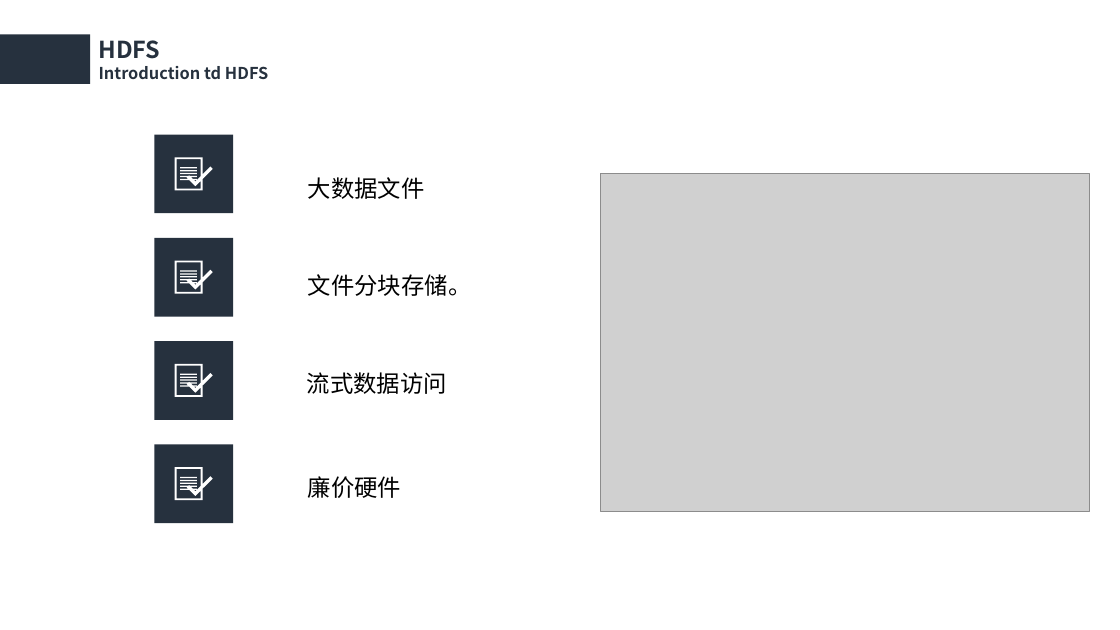
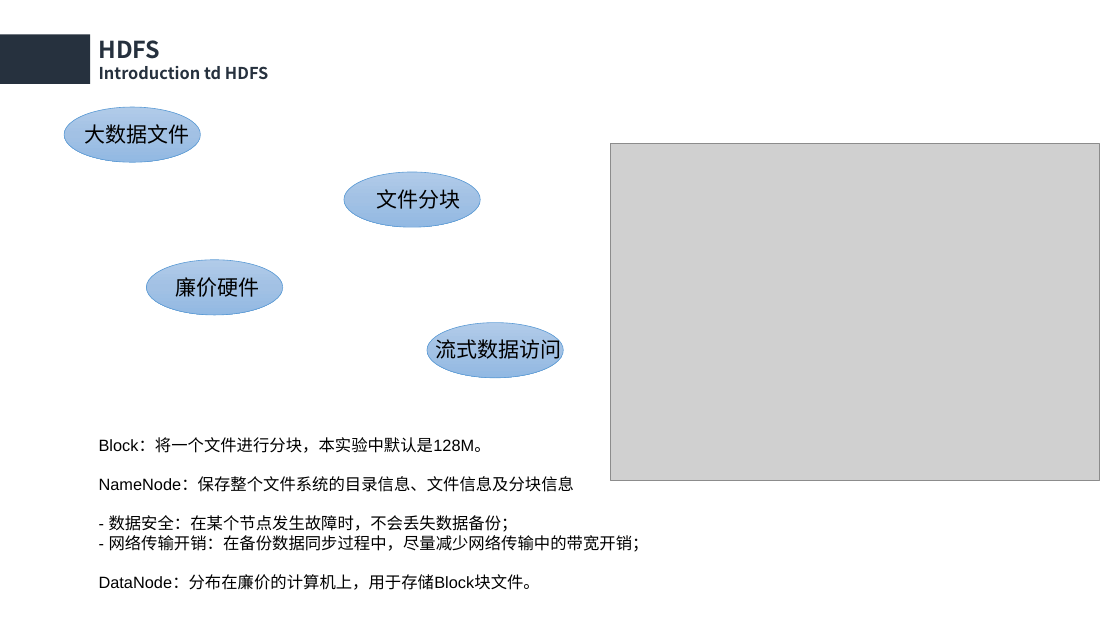
Before and after one commit to Sry-maker/Cloud-computing, a slide deck: slide 6 of 云计算答辩PPT.pptx. Drawn at 1120x630 pixels with LibreOffice and Linux fonts; fonts in the diff are those of the drawing; grey boxes stand for pictures. Boxes give left, top, right and bottom in pixels: in the first picture for what was removed or moved away, otherwise in the second. Text is boxed around its words. In the diff, an @@ line names an element or a change of style, - is before the commit and + after.

```diff
--- a/云计算答辩PPT.pptx
+++ b/云计算答辩PPT.pptx
@@ ellipse added at (64, 107, 200, 162), fill gradient #B1CBE9 to #A3C1E5 to #93B9E4, outline #5B9BD5 0.5 pt @@
@@ text "大数据文件": place and size @@
-text "大数据文件" at (308, 177, 425, 199)
+text "大数据文件" at (84, 124, 189, 144)
@@ rectangle removed at (155, 134, 234, 213) @@
@@ picture: place and size @@
-picture at (601, 174, 1090, 512)
+picture at (611, 143, 1100, 481)
@@ freeform shape removed at (175, 157, 213, 190) @@
@@ ellipse added at (344, 172, 480, 228), fill gradient #B1CBE9 to #A3C1E5 to #93B9E4, outline #5B9BD5 0.5 pt @@
@@ text at (376, 189, 460, 209): text changed; size 20 to 18 pt; font Noto Sans CJK SC to Arial @@
-文件分块存储。
+文件分块
@@ rectangle removed at (155, 238, 234, 317) @@
@@ ellipse added at (146, 260, 282, 315), fill gradient #B1CBE9 to #A3C1E5 to #93B9E4, outline #5B9BD5 0.5 pt @@
@@ freeform shape removed at (175, 260, 213, 293) @@
@@ size 20 to 18 pt, font Noto Sans CJK SC to Arial in 3 elements at (435, 336, 561, 362), (84, 124, 189, 144), (175, 277, 259, 297) @@
@@ text "廉价硬件": place and size @@
-text "廉价硬件" at (308, 476, 401, 498)
+text "廉价硬件" at (175, 277, 259, 297)
@@ ellipse added at (427, 323, 563, 378), fill gradient #B1CBE9 to #A3C1E5 to #93B9E4, outline #5B9BD5 0.5 pt @@
@@ rectangle removed at (155, 341, 234, 420) @@
@@ text "流式数据访问": place and size @@
-text "流式数据访问" at (307, 372, 447, 394)
+text "流式数据访问" at (435, 336, 561, 362)
@@ freeform shape removed at (175, 364, 213, 397) @@
@@ text added at (99, 437, 649, 590), 14 pt, text #000000 @@
+Block：将一个文件进行分块，本实验中默认是128M。
+NameNode：保存整个文件系统的目录信息、文件信息及分块信息
+- 数据安全：在某个节点发生故障时，不会丢失数据备份；
+- 网络传输开销：在备份数据同步过程中，尽量减少网络传输中的带宽开销；
+DataNode：分布在廉价的计算机上，用于存储Block块文件。
@@ rectangle removed at (155, 444, 234, 523) @@
@@ freeform shape removed at (175, 467, 213, 500) @@
```
Also in this commit, not shown: 2 slides added, 1 slide removed, 1 other file.
